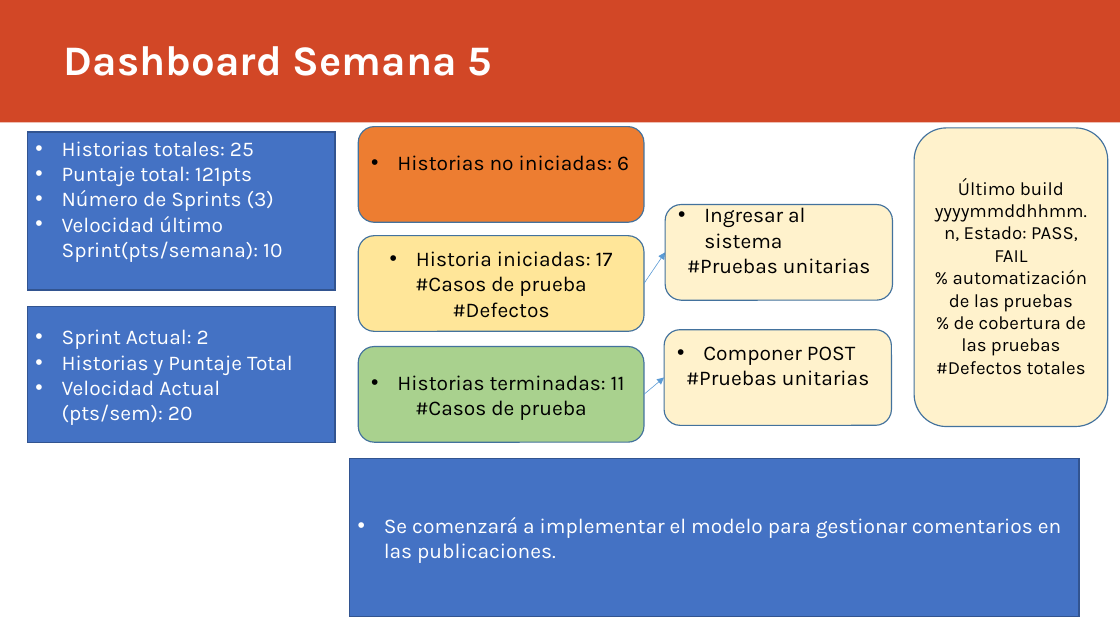
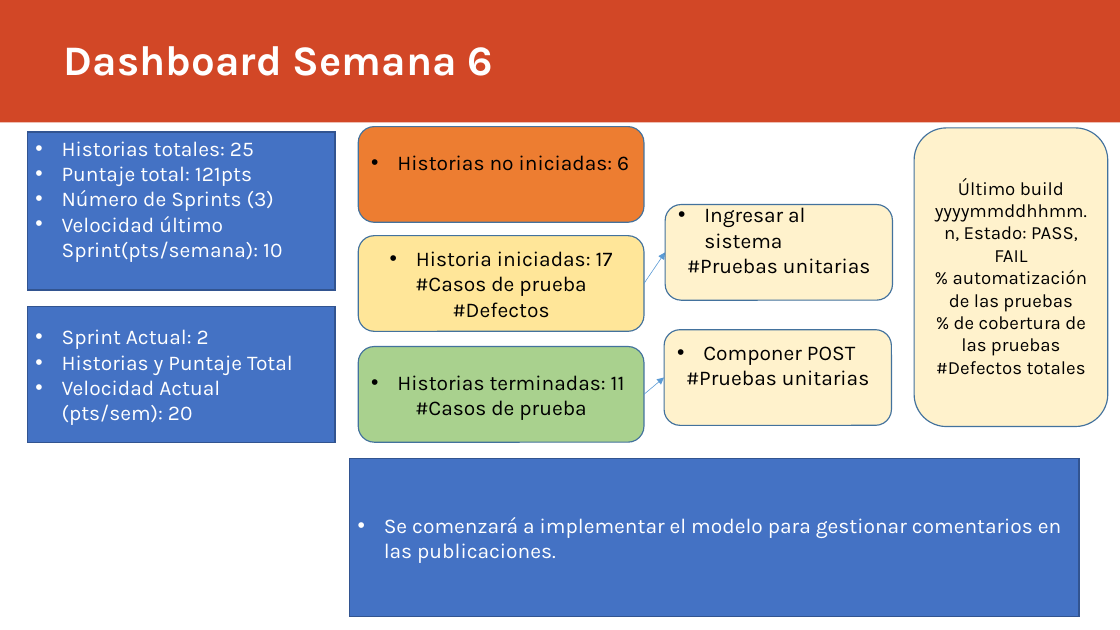
Before and after one commit to Danielacvd/ICF232_202010_GRUPO3-sw2, a slide deck: slide 2 of Monitoreo_Proyecto.pptx. Drawn at 1120x630 pixels with LibreOffice and Linux fonts; fonts in the diff are those of the drawing. Boxes give left, top, right and bottom in pixels: in the first picture for what was removed or moved away, otherwise in the second. Text is boxed around its words. In the diff, an @@ line names an element or a change of style, - is before the commit and + after.

```diff
--- a/Monitoreo_Proyecto.pptx
+++ b/Monitoreo_Proyecto.pptx
@@ title at bbox=[64, 46, 492, 76]: text changed @@
-Dashboard Semana 5
+Dashboard Semana 6
```
Also in this commit, not shown: 1 other slide changed.
